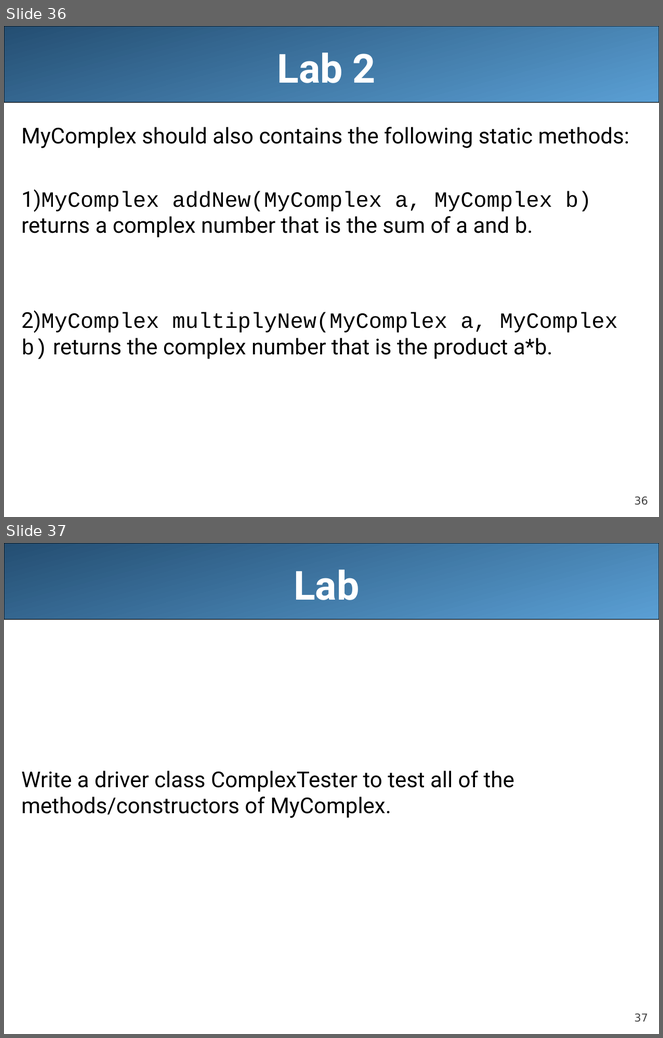
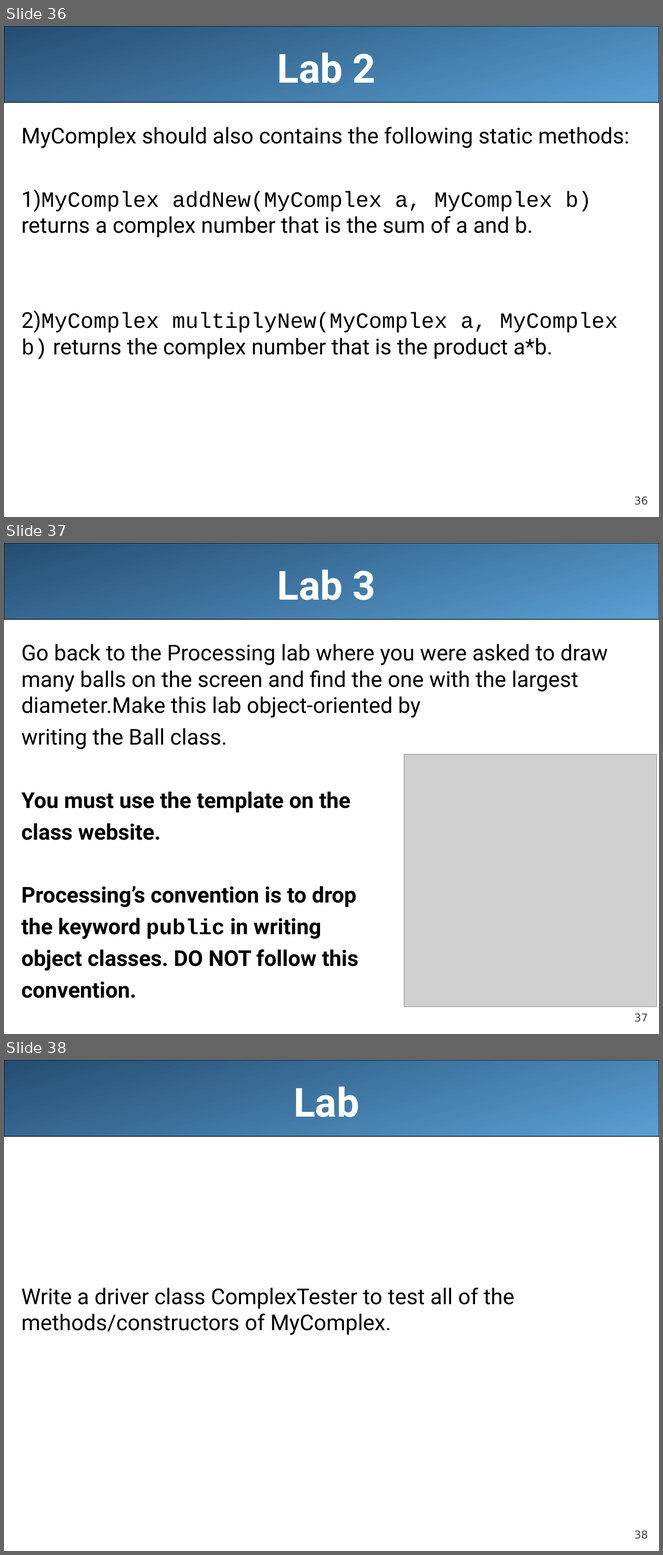
Before and after one commit to LongBaoNguyen/longbaonguyen.github.io, a slide deck: courses/apcsa/lecture12.ppt. Shown one above the other, each under a label of ours: slides 36 and 37 before the commit, slides 36, 37 and 38 after it. The pictures are 663x1038 and 663x1555 pixels, drawn with LibreOffice and Linux fonts; fonts in the diff are those of the drawing; grey boxes stand for pictures. Boxes give left, top, right and bottom in pixels: in the first picture for what was removed or moved away, otherwise in the second. Text is boxed around its words. In the diff, an @@ line names an element or a change of style, - is before the commit and + after.

```diff
--- a/courses/apcsa/lecture12.ppt
+++ b/courses/apcsa/lecture12.ppt
@@ slide 37 added at box(4, 543, 659, 1034), background #FFFFFF; not listed: 2 template elements that a slide beside it also shows @@
@@ title added at box(277, 570, 376, 600), 44 pt, text #FFFFFF, bold @@
+Lab 3
@@ text added at box(21, 644, 608, 999), 24 pt, text #000000 @@
+Go back to the Processing lab where you were asked to draw many balls on the screen and find the one with the largest diameter.Make this lab object-oriented by
+writing the Ball class.
+You must use the template on the
+class website.
+Processing’s convention is to drop
+the keyword public in writing
+object classes. DO NOT follow this
+convention.
@@ picture added at box(404, 755, 657, 1007) @@
@@ what was slide 37 is now slide 38 @@
@@ page number at box(634, 1531, 648, 1539): text changed @@
-37
+38
```
Also in this commit, not shown: 4 other files.
